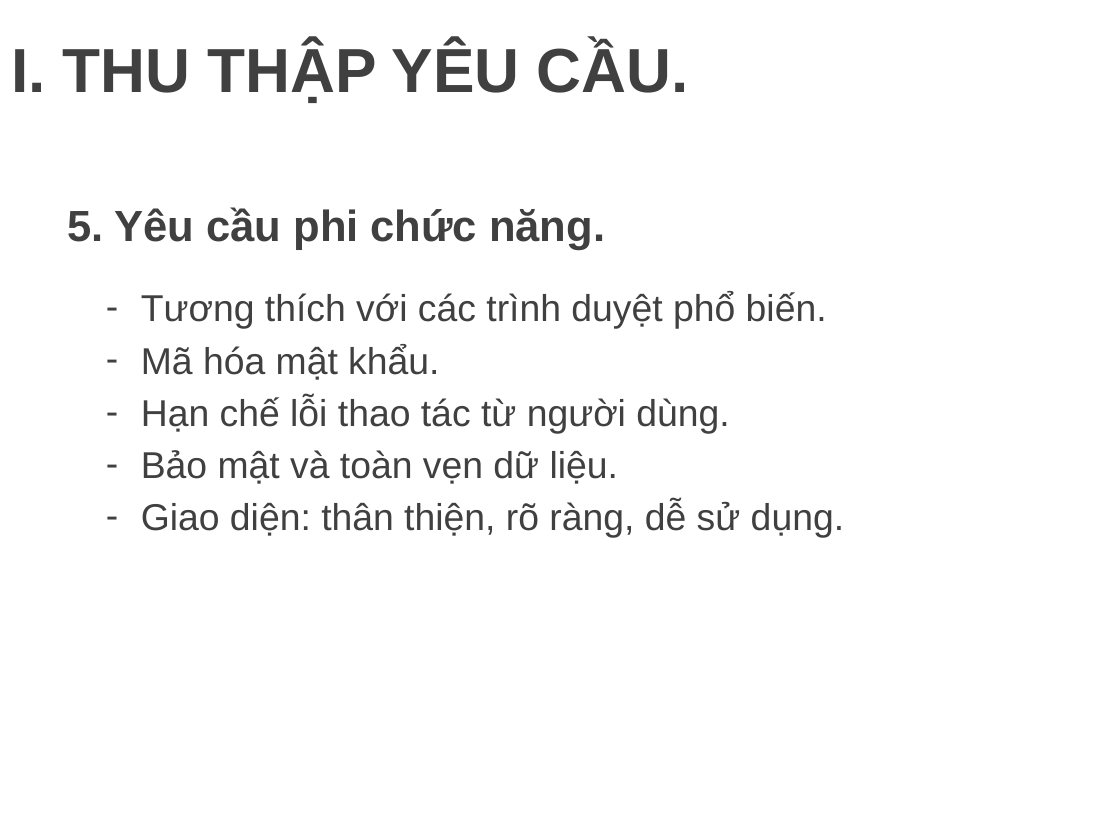
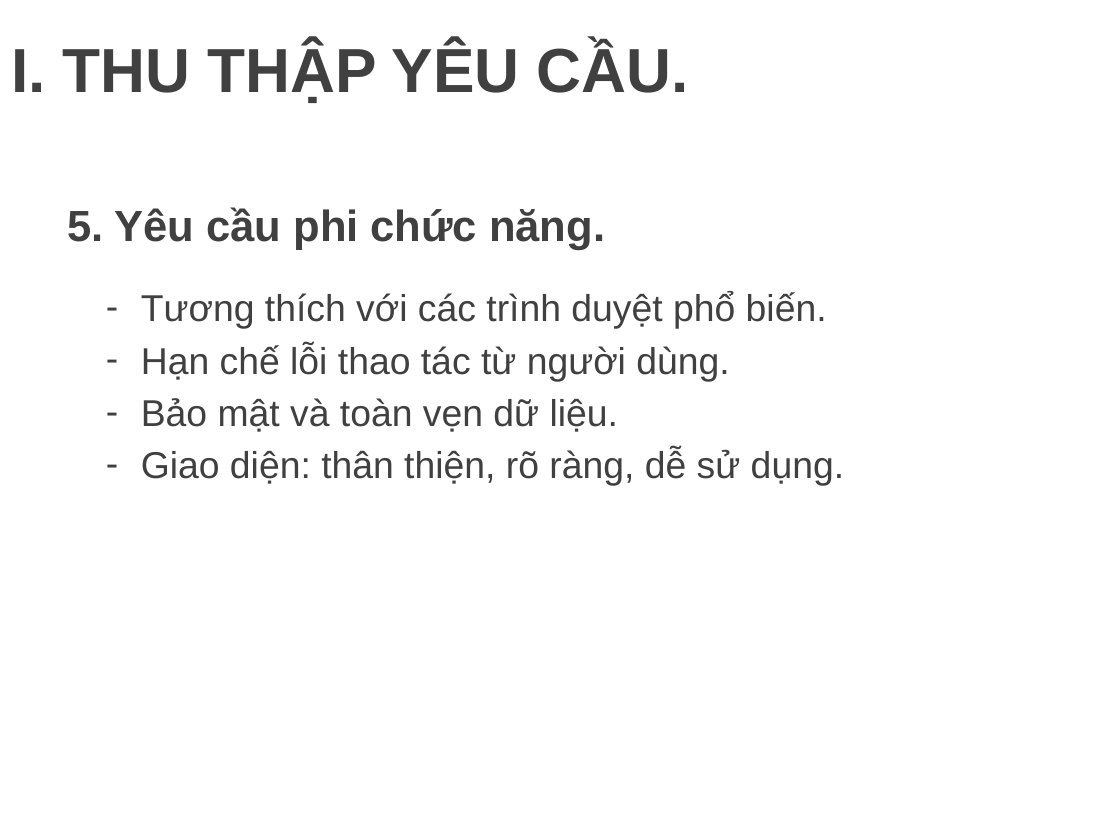
Before and after one commit to minhdat1602/2021_cnpm_group09, a slide deck: slide 6 of document_slide/slide.pptx. Drawn at 1120x840 pixels with LibreOffice and Linux fonts; fonts in the diff are those of the drawing; background and template pictures are left out. Boxes give left, top, right and bottom in pixels: in the first picture for what was removed or moved away, otherwise in the second. Text is boxed around its words. In the diff, an @@ line names an element or a change of style, - is before the commit and + after.

```diff
--- a/document_slide/slide.pptx
+++ b/document_slide/slide.pptx
@@ text at (141,344,439,380): paragraph removed @@
-– Mã hóa mật khẩu.
```
Also in this commit, not shown: 6 other slides changed, 9 slides added, 1 other file.
